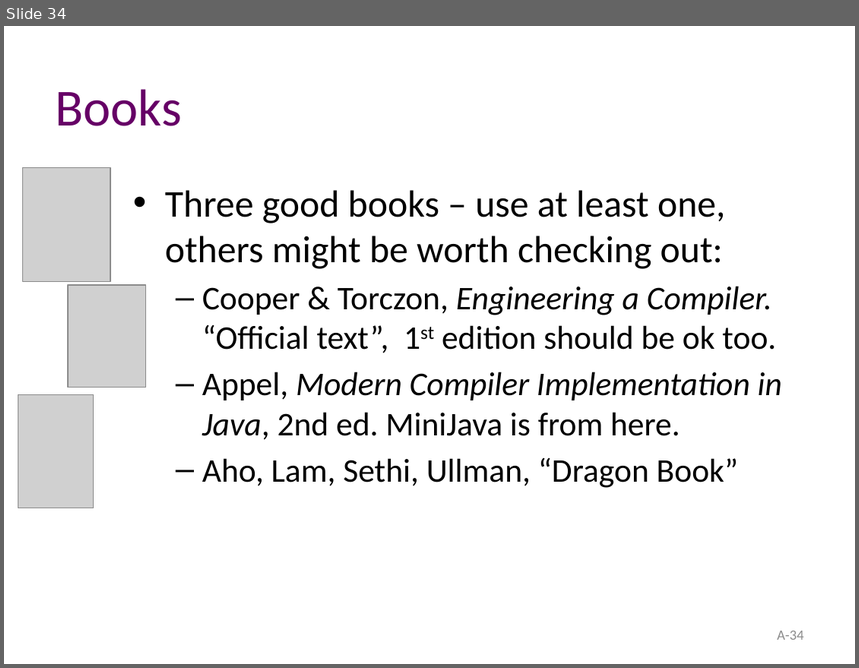
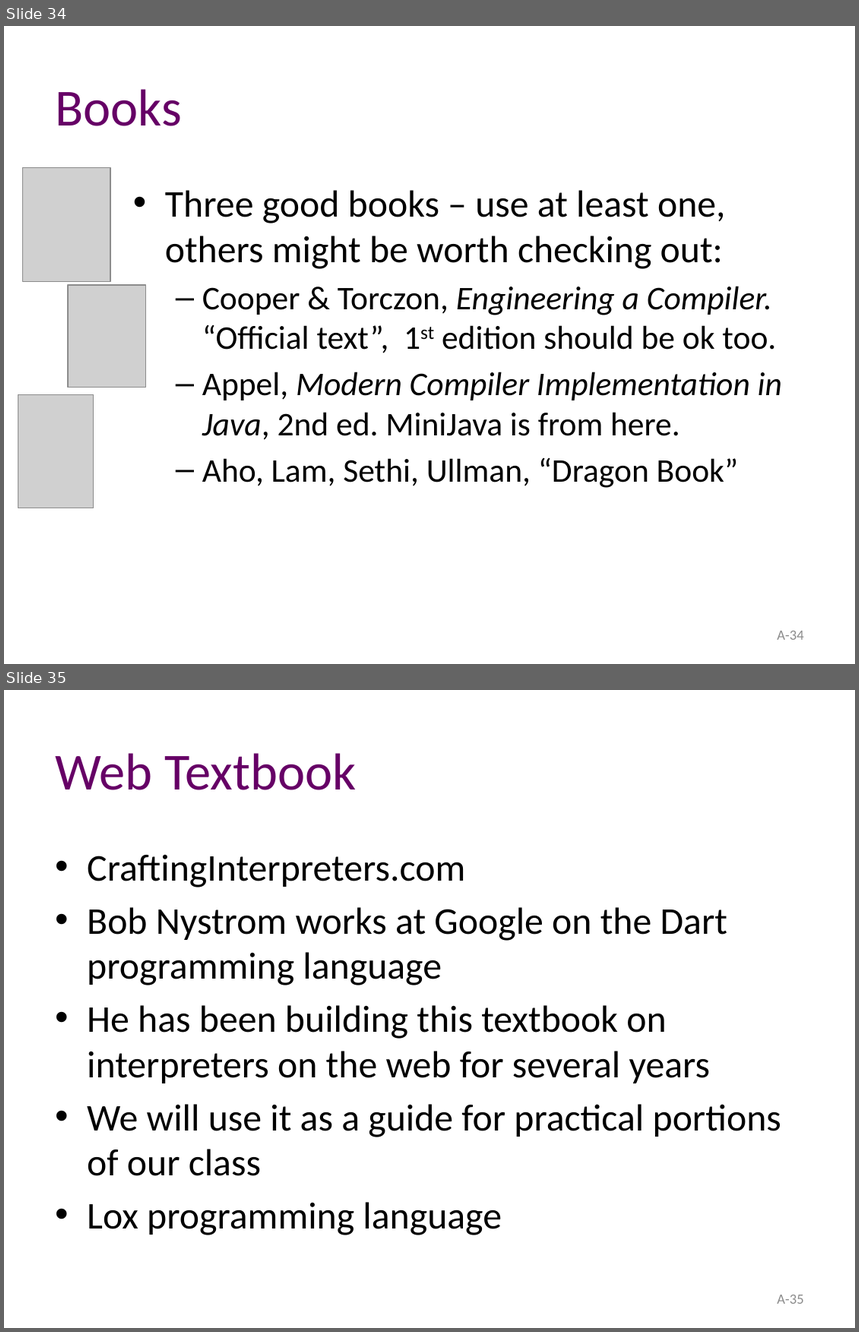
Before and after one commit to atu-se/atu.innomadic.com, a slide deck: courses/compilers/lectures/A-overview.pptx. Shown one above the other, each under a label of ours: slide 34 before the commit, slides 34 and 35 after it. The pictures are 859x668 and 859x1332 pixels, drawn with LibreOffice and Linux fonts; fonts in the diff are those of the drawing; grey boxes stand for pictures. Boxes give left, top, right and bottom in pixels: in the first picture for what was removed or moved away, otherwise in the second. Text is boxed around its words. In the diff, an @@ line names an element or a change of style, - is before the commit and + after.

```diff
--- a/courses/compilers/lectures/A-overview.pptx
+++ b/courses/compilers/lectures/A-overview.pptx
@@ slide 35 added at [4,690,855,1328], background #FFFFFF @@
@@ title added at [55,753,356,790], 44 pt, text #660066 @@
+Web Textbook
@@ text added at [87,854,781,1236], 32 pt, text #000000 @@
+• CraftingInterpreters.com
+• Bob Nystrom works at Google on the Dart programming language
+• He has been building this textbook on interpreters on the web for several years
+• We will use it as a guide for practical portions of our class
+• Lox programming language
@@ page number added at [777,1295,804,1304], 12 pt, text #8C8C8C @@
+A-35
```
Also in this commit, not shown: 1 slide changed, 2 other files.
